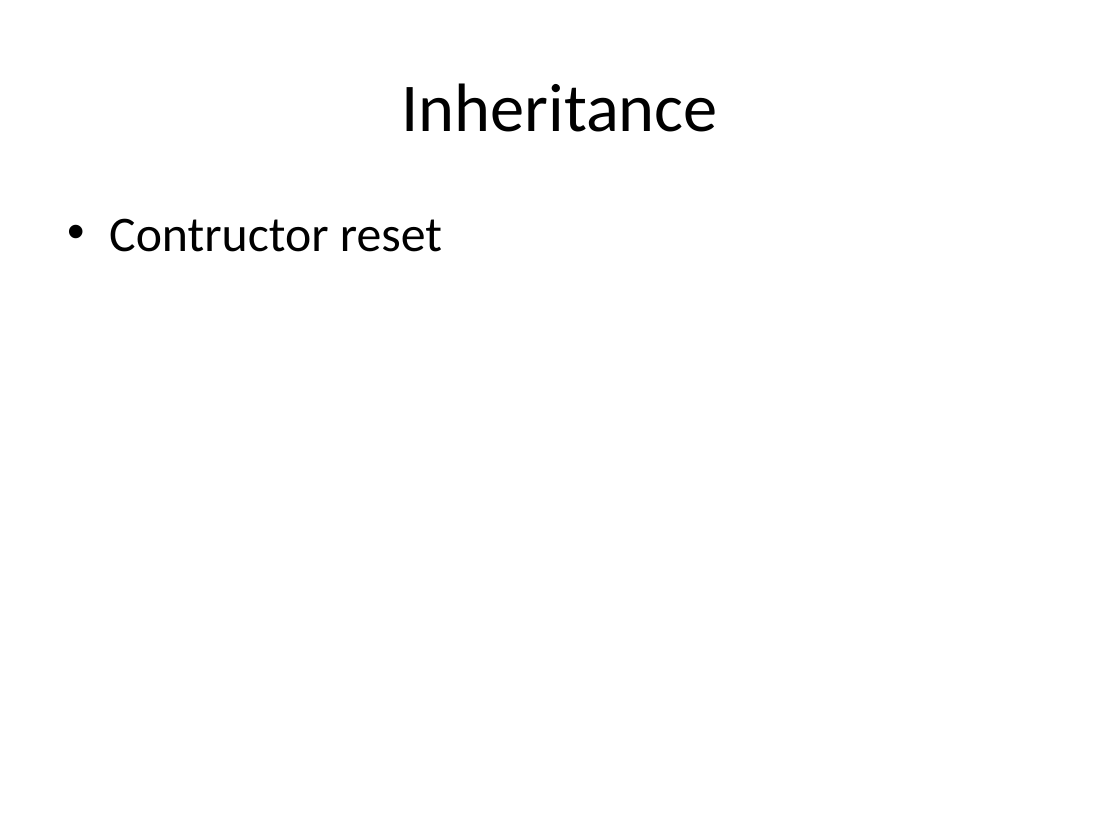
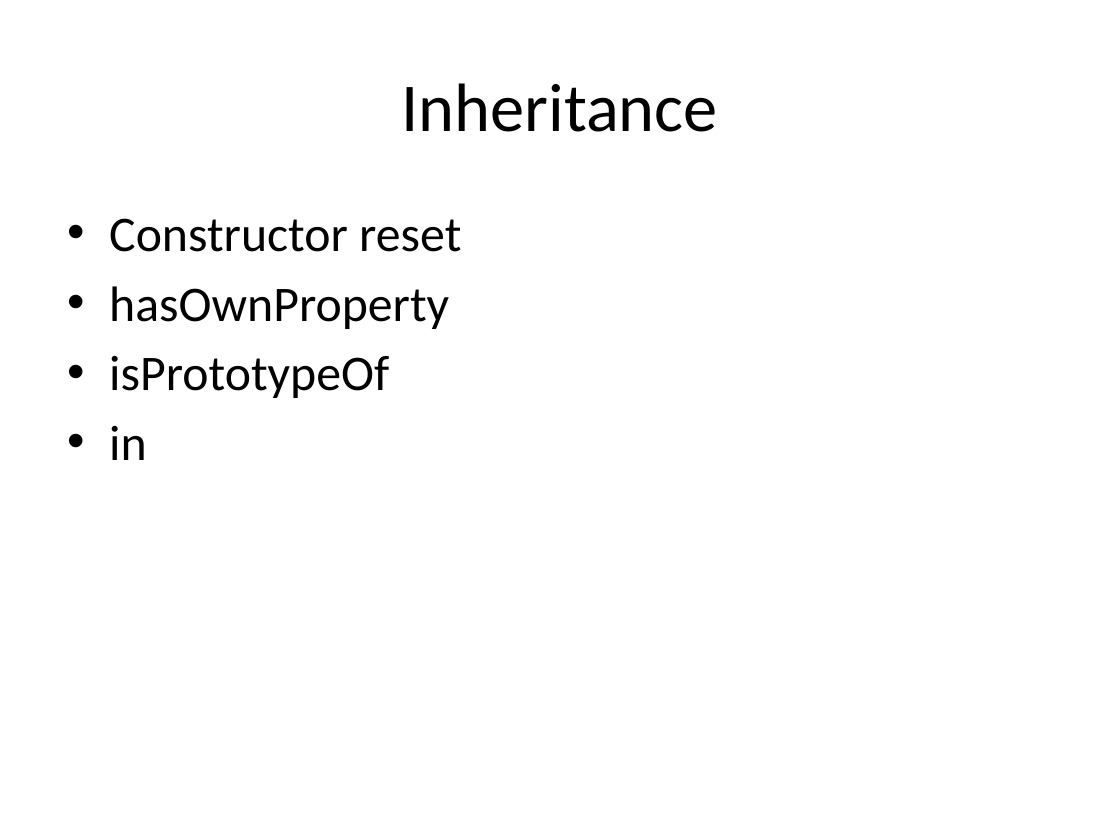
Before and after one commit to HLimit/h5_Traning, a slide deck: slide 31 of [presentation/[5]javascript_oop.pptx (slide 30 before the commit). Drawn at 1120x840 pixels with LibreOffice and Linux fonts; fonts in the diff are those of the drawing. Boxes give left, top, right and bottom in pixels: in the first picture for what was removed or moved away, otherwise in the second. Text is boxed around its words. In the diff, an @@ line names an element or a change of style, - is before the commit and + after.

```diff
--- a/[presentation/[5]javascript_oop.pptx
+++ b/[presentation/[5]javascript_oop.pptx
@@ text at bbox=[109, 218, 461, 460]: text changed @@
-• Contructor reset
+• Constructor reset
+• hasOwnProperty
+• isPrototypeOf
+• in
```
Also in this commit, not shown: 1 slide added, 15 other files.
